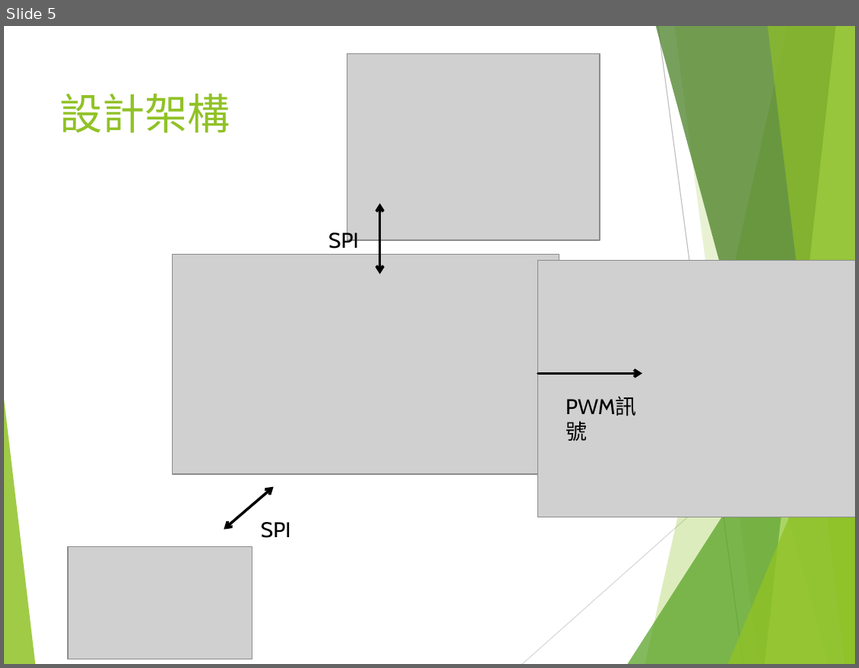
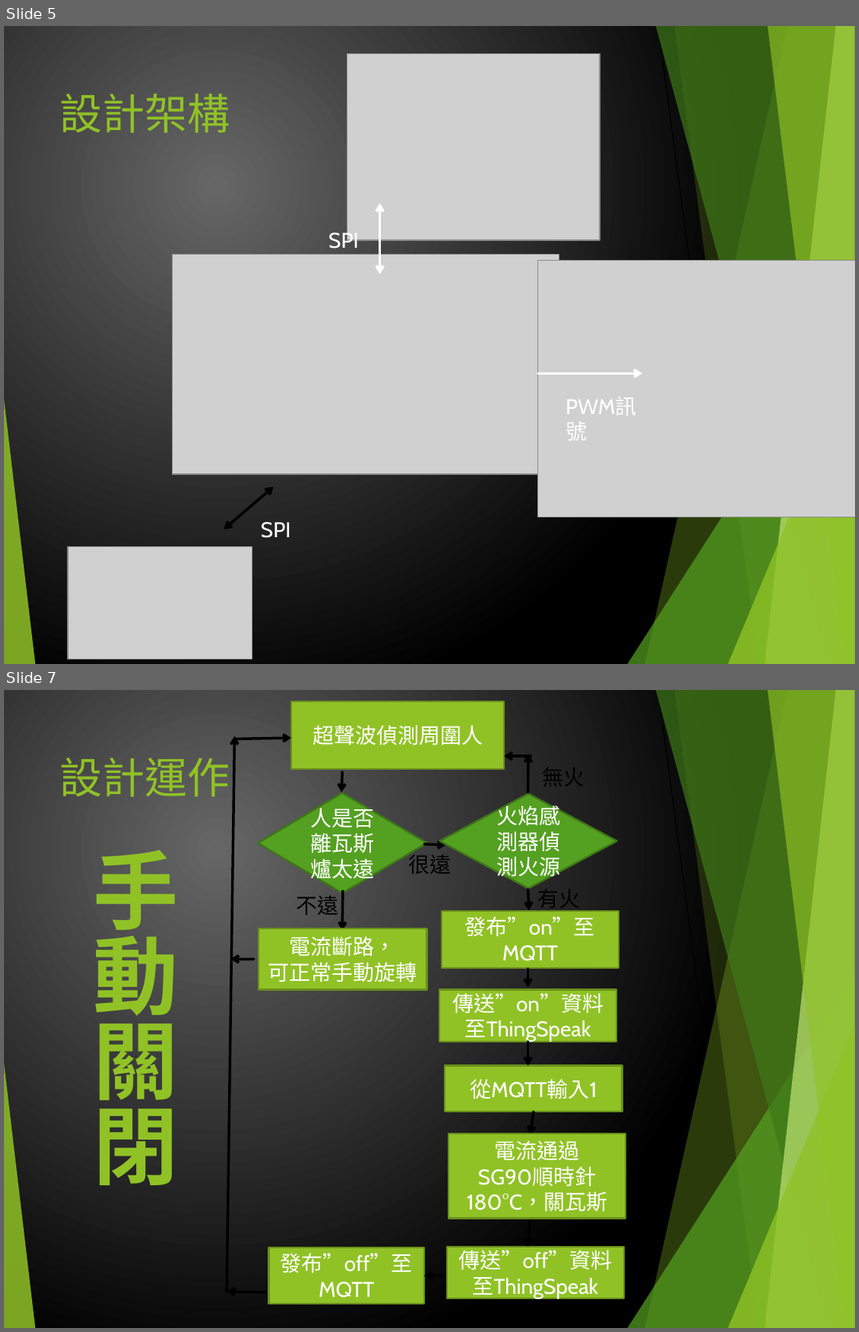
Before and after one commit to pupipaoo/Project-Gas-Emergency-switch, a slide deck: PPT/GasEmergenceSwitch.pptx. Shown one above the other, each under a label of ours: slide 5 before the commit, slides 5 and 7 after it; the slides between them are not shown. The pictures are 859x668 and 859x1332 pixels, drawn with LibreOffice and Linux fonts; fonts in the diff are those of the drawing; grey boxes stand for pictures. Boxes give left, top, right and bottom in pixels: in the first picture for what was removed or moved away, otherwise in the second. Text is boxed around its words. In the diff, an @@ line names an element or a change of style, - is before the commit and + after.

```diff
--- a/PPT/GasEmergenceSwitch.pptx
+++ b/PPT/GasEmergenceSwitch.pptx
@@ slide 7 added at [4,690,855,1328], background gradient #676767 to #000000; not listed: 10 template elements that a slide beside it also shows @@
@@ rectangle added at [292,701,505,768], fill #90C226, outline #6B901C 1.5 pt, 18 pt, text #FFFFFF @@
+超聲波偵測周圍人
@@ title added at [59,758,230,797], 36 pt, text #90C226 @@
+設計運作
@@ arrow added from (227, 1292) to (235, 736), #000000 2.25 pt @@
@@ arrow added from (235, 739) to (292, 738), #000000 2.25 pt @@
@@ arrow added from (531, 756) to (505, 756), #000000 2.25 pt @@
@@ arrow added from (528, 792) to (528, 754), #000000 2.25 pt @@
@@ arrow added from (343, 772) to (342, 792), #000000 2.25 pt @@
@@ text added at [543,761,585,792], 18 pt, text #000000 @@
+無火
@@ diamond added at [258,793,427,894], fill #54A021, outline #3E7618 1.5 pt, 18 pt, text #FFFFFF @@
+人是否離瓦斯爐太遠
@@ diamond added at [439,794,617,888], fill #54A021, outline #3E7618 1.5 pt, 18 pt, text #FFFFFF @@
+火焰感測器偵測火源
@@ arrow added from (424, 844) to (446, 845), #000000 2.25 pt @@
@@ text added at [94,850,179,1186], 72 pt, text #90C226, bold @@
+手動關閉
@@ text added at [409,851,452,874], 18 pt, text #000000 @@
+很遠
@@ arrow added from (343, 891) to (343, 931), #000000 2.25 pt @@
@@ arrow added from (528, 889) to (529, 910), #000000 2.25 pt @@
@@ text added at [296,896,338,915], 18 pt, text #000000 @@
+不遠
@@ rectangle added at [442,911,619,967], fill #90C226, outline #6B901C 1.5 pt, 18 pt, text #FFFFFF @@
+發布”on”至MQTT
@@ text added at [538,910,580,913], 18 pt, text #000000 @@
+有火
@@ rectangle added at [259,929,427,990], fill #90C226, outline #6B901C 1.5 pt, 18 pt, text #FFFFFF @@
+電流斷路，
+可正常手動旋轉
@@ arrow added from (254, 959) to (230, 959), #000000 2.25 pt @@
@@ arrow added from (528, 969) to (528, 987), #000000 2.25 pt @@
@@ rectangle added at [439,989,617,1042], fill #90C226, outline #6B901C 1.5 pt, 18 pt, text #FFFFFF @@
+傳送”on”資料至ThingSpeak
@@ arrow added from (528, 1042) to (528, 1066), #000000 2.25 pt @@
@@ rectangle added at [445,1066,622,1113], fill #90C226, outline #6B901C 1.5 pt, 18 pt, text #FFFFFF @@
+從MQTT輸入1
@@ arrow added from (534, 1113) to (531, 1135), #000000 2.25 pt @@
@@ rectangle added at [449,1135,626,1219], fill #90C226, outline #6B901C 1.5 pt, 18 pt, text #FFFFFF @@
+電流通過
+SG90順時針180°C，關瓦斯
@@ arrow added from (530, 1219) to (528, 1246), #000000 2.25 pt @@
@@ rectangle added at [268,1248,424,1304], fill #90C226, outline #6B901C 1.5 pt, 18 pt, text #FFFFFF @@
+發布”off”至MQTT
@@ rectangle added at [446,1246,623,1299], fill #90C226, outline #6B901C 1.5 pt, 18 pt, text #FFFFFF @@
+傳送”off”資料至ThingSpeak
@@ arrow added from (442, 1277) to (424, 1277), #000000 2.25 pt @@
@@ arrow added from (265, 1293) to (227, 1292), #000000 2.25 pt @@
@@ slide 5 changed as well @@
@@ background #FFFFFF to gradient #676767 to #000000 @@
@@ line (658, 26) - (743, 664): stroke #BFBFBF 0.75 pt to #000000 0.75 pt @@
@@ double arrow (380, 203) - (380, 275): stroke #000000 2.25 pt to #FFFFFF 2.25 pt @@
@@ line (855, 369) - (522, 664): stroke #D9D9D9 0.75 pt to #000000 0.75 pt @@
@@ arrow (538, 373) - (642, 373): stroke #000000 2.25 pt to #FFFFFF 2.25 pt @@
@@ text colour #000000 to #FFFFFF in 3 elements at [557,389,663,423], [329,230,358,249], [261,522,291,538] @@
```
Also in this commit, not shown: 5 other slides changed.
